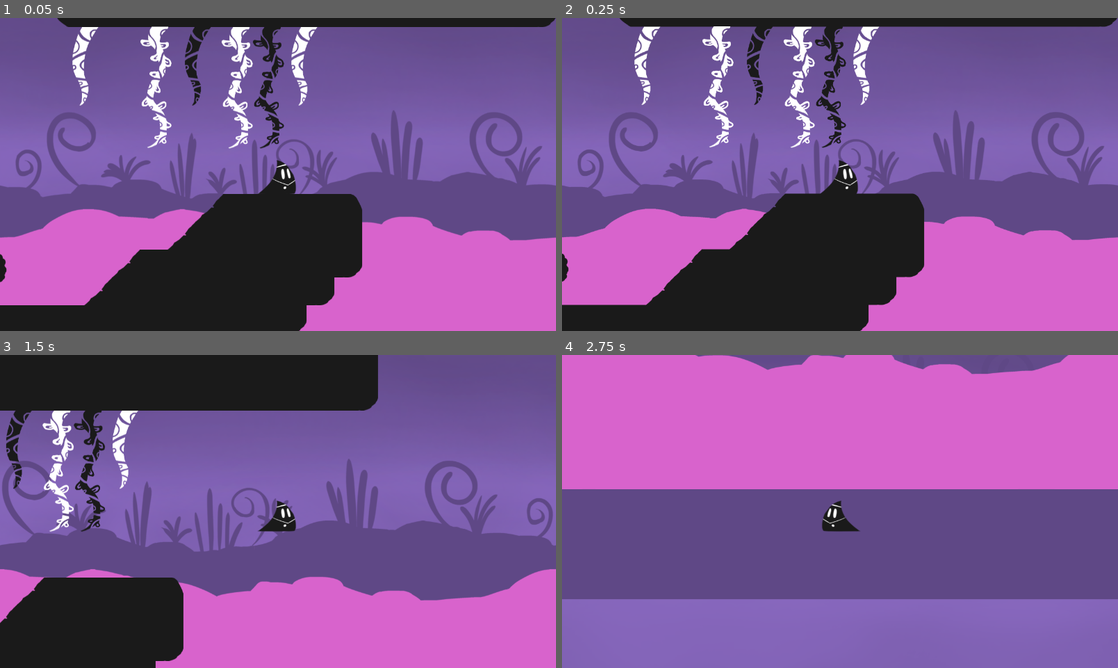
Above: before the commit, frames 1-4 (two rows, left to right).
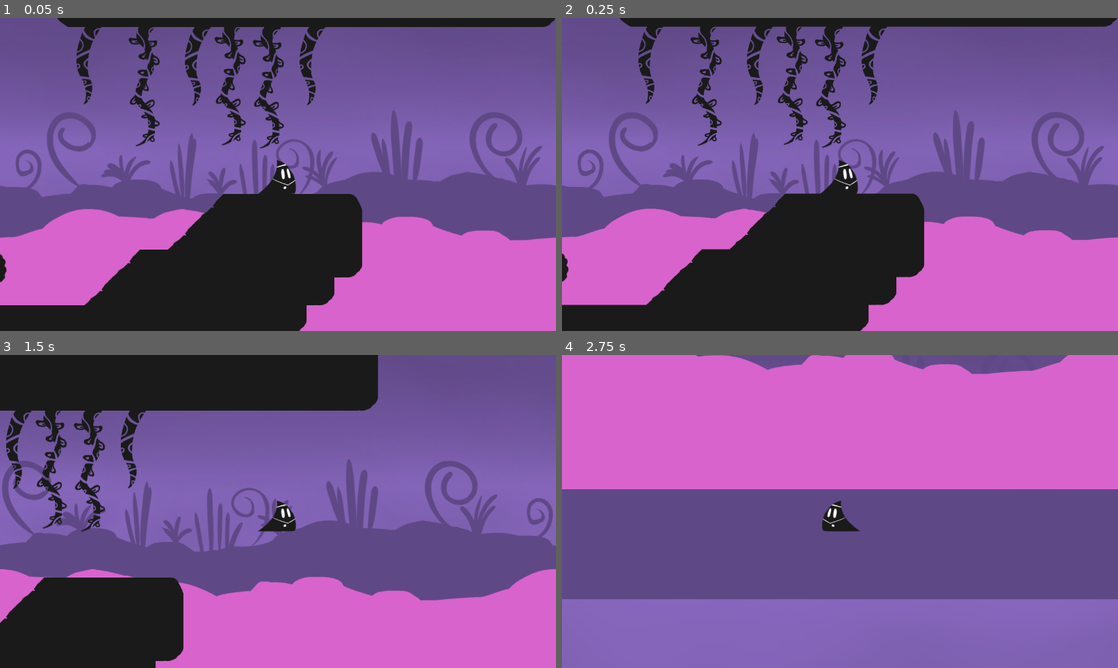
Above: after the commit, the same moments.

Repository: NicholasFlood2000/PirateSoftwareShadowAlchemy
Game: Godot game, scene res://Scenes/Levels/test/TestTest.tscn
Two runs of this game, one before a commit and one after it. Both use one fixed random seed, a clock stepped at 60 frames per second and the inputs below. This scene is started directly instead of the project's main scene.
Inputs:
- Up to frame 1 (0.05 s): no input
- Up to frame 2 (0.25 s): no input
- Up to frame 3 (1.5 s): tap Enter at 0.5 s; hold D (MoveRight) from 0.53 s (still down); tap Space (Jump) at 0.77 s
- Up to frame 4 (2.75 s): tap Space (Jump) at 1.52 s; release D (MoveRight) at 2.03 s; hold Left (MoveLeft) from 2.03 s (still down)

The runs differ from the first frame. In frame 1, 3.8% of the frame differs, in the area x 13-59%, y 2-42%; in frame 2, 3.8%; in frame 3, 1.9%; in frame 4, nothing differs.

Commit message:
Small Changes to Levels
Makes BaseLevel and TestTest have export values for initial environment and makes all vines scenes in TestTest.

Diff:
--- a/Scenes/Levels/base_level.tscn
+++ b/Scenes/Levels/base_level.tscn
@@ -11,7 +11,7 @@
 [ext_resource type="Texture2D" uid="uid://bbgk1pel4ovig" path="res://Assets/Graphics/WaterParallax1.png" id="6_62yhw"]
 [ext_resource type="Material" uid="uid://dj51ycwt4n72n" path="res://Shaders/Blur.tres" id="7_b355m"]
 [ext_resource type="Texture2D" uid="uid://b03l11p54r0bw" path="res://Assets/Graphics/vines 64 white.png" id="9_xxdnw"]
-[ext_resource type="PackedScene" uid="uid://5eyjl134dorw" path="res://Objects/player.tscn" id="10_mtodc"]
+[ext_resource type="PackedScene" uid="uid://5eyjl134dorw" path="res://Scenes/player.tscn" id="10_mtodc"]
 
 [sub_resource type="TileSetAtlasSource" id="TileSetAtlasSource_wwbhf"]
 texture = ExtResource("9_xxdnw")
@@ -271,6 +271,7 @@
 
 [node name="BaseLevel" type="Node2D"]
 script = ExtResource("1_kebkd")
+InitialBackground = "Water"
 
 [node name="EarthBackground" type="ParallaxBackground" parent="."]
 
--- a/Scenes/Levels/test/TestTest.tscn
+++ b/Scenes/Levels/test/TestTest.tscn
@@ -1,17 +1,15 @@
-[gd_scene load_steps=13 format=3 uid="uid://r7c8bdc0ltmg"]
+[gd_scene load_steps=11 format=3 uid="uid://r7c8bdc0ltmg"]
 
 [ext_resource type="PackedScene" uid="uid://cinn1kp7a37h5" path="res://Scenes/Levels/base_level.tscn" id="1_wranl"]
 [ext_resource type="Texture2D" uid="uid://bjg42hw66hehb" path="res://Assets/Graphics/Tree.png" id="6_6h0k0"]
 [ext_resource type="Texture2D" uid="uid://opuck81b4cf7" path="res://Assets/Graphics/Tree trunk bottom.png" id="6_yocyo"]
 [ext_resource type="PackedScene" uid="uid://dyg0b8w5epe4x" path="res://Scenes/Objects/Trees/tree_trunk_platform_1.tscn" id="7_1dxy4"]
-[ext_resource type="Texture2D" uid="uid://cxymhl6d5g3io" path="res://Assets/Graphics/White Vine 120.png" id="7_e4kwc"]
-[ext_resource type="Texture2D" uid="uid://c17wida2j8dwe" path="res://Assets/Graphics/White small Vine 120.png" id="7_yprq7"]
 [ext_resource type="PackedScene" uid="uid://ds2o7rq81j15c" path="res://Scenes/Objects/Trees/tree_trunk_platform_2.tscn" id="8_rdijl"]
 [ext_resource type="Texture2D" uid="uid://c4l2hgr1jbn4a" path="res://Assets/Graphics/Tree top.png" id="8_ydxq2"]
 [ext_resource type="PackedScene" uid="uid://d0uj15vrm0v1s" path="res://Scenes/Objects/Trees/tree_2_branch_2.tscn" id="9_kp3mv"]
 [ext_resource type="Script" path="res://Scripts/TreeModulation.gd" id="10_su4ho"]
-[ext_resource type="PackedScene" uid="uid://bxsx5umdmpcj8" path="res://Objects/vine/vine.tscn" id="11_gbqax"]
-[ext_resource type="PackedScene" uid="uid://drxc735wfbopw" path="res://Objects/vine/vine2.tscn" id="12_14std"]
+[ext_resource type="PackedScene" uid="uid://bxsx5umdmpcj8" path="res://Scenes/Objects/vine/vine.tscn" id="11_gbqax"]
+[ext_resource type="PackedScene" uid="uid://drxc735wfbopw" path="res://Scenes/Objects/vine/vine2.tscn" id="12_14std"]
 
 [node name="BaseLevel" instance=ExtResource("1_wranl")]
 
@@ -21,61 +19,63 @@
 [node name="Player" parent="." index="4"]
 position = Vector2(3006, 529)
 
-[node name="Tree" type="Sprite2D" parent="." index="5"]
+[node name="Objects" type="Node" parent="." index="5"]
+
+[node name="Vines" type="Node" parent="Objects" index="0"]
+
+[node name="Vine" parent="Objects/Vines" index="0" instance=ExtResource("11_gbqax")]
+position = Vector2(2820, 192)
+
+[node name="Vine2" parent="Objects/Vines" index="1" instance=ExtResource("12_14std")]
+position = Vector2(2985, 192)
+
+[node name="Vine5" parent="Objects/Vines" index="2" instance=ExtResource("12_14std")]
+position = Vector2(2897, 185)
+
+[node name="Vine6" parent="Objects/Vines" index="3" instance=ExtResource("12_14std")]
+position = Vector2(2699, 187)
+
+[node name="Vine3" parent="Objects/Vines" index="4" instance=ExtResource("11_gbqax")]
+position = Vector2(3084, 191)
+
+[node name="Vine4" parent="Objects/Vines" index="5" instance=ExtResource("11_gbqax")]
+position = Vector2(2570, 189)
+
+[node name="Trees" type="Node" parent="Objects" index="1"]
+
+[node name="BigTree" type="Node" parent="Objects/Trees" index="0"]
+
+[node name="TreeTop" type="Sprite2D" parent="Objects/Trees/BigTree" index="0"]
+position = Vector2(1967, 460)
+texture = ExtResource("8_ydxq2")
+script = ExtResource("10_su4ho")
+
+[node name="TreeTrunkBottom" type="Sprite2D" parent="Objects/Trees/BigTree" index="1"]
+position = Vector2(1966, 773)
+texture = ExtResource("6_yocyo")
+script = ExtResource("10_su4ho")
+
+[node name="TreeTrunkBottom2" type="Sprite2D" parent="Objects/Trees/BigTree" index="2"]
+position = Vector2(1968, 570)
+texture = ExtResource("6_yocyo")
+script = ExtResource("10_su4ho")
+
+[node name="TreeTrunkPlatform1" parent="Objects/Trees/BigTree" index="3" instance=ExtResource("7_1dxy4")]
+position = Vector2(2042, 655)
+
+[node name="TreeTrunkPlatform2" parent="Objects/Trees/BigTree" index="4" instance=ExtResource("8_rdijl")]
+position = Vector2(1903, 734)
+
+[node name="Tree2Branch2" parent="Objects/Trees/BigTree" index="5" instance=ExtResource("9_kp3mv")]
+position = Vector2(1976, 801)
+script = ExtResource("10_su4ho")
+
+[node name="Tree" type="Sprite2D" parent="Objects/Trees" index="1"]
 position = Vector2(2110, 769)
 texture = ExtResource("6_6h0k0")
 script = ExtResource("10_su4ho")
 
-[node name="Tree2" type="Sprite2D" parent="." index="6"]
+[node name="Tree2" type="Sprite2D" parent="Objects/Trees" index="2"]
 position = Vector2(2352, 769)
 texture = ExtResource("6_6h0k0")
 script = ExtResource("10_su4ho")
-
-[node name="WhiteVine120" type="Sprite2D" parent="." index="7"]
-position = Vector2(2913, 372)
-texture = ExtResource("7_e4kwc")
-
-[node name="WhiteVine121" type="Sprite2D" parent="." index="8"]
-position = Vector2(2726, 371)
-texture = ExtResource("7_e4kwc")
-
-[node name="WhiteSmallVine120" type="Sprite2D" parent="." index="9"]
-position = Vector2(3065, 312)
-texture = ExtResource("7_yprq7")
-
-[node name="WhiteSmallVine121" type="Sprite2D" parent="." index="10"]
-position = Vector2(2561, 312)
-texture = ExtResource("7_yprq7")
-
-[node name="BigTree" type="Node" parent="." index="11"]
-
-[node name="TreeTop" type="Sprite2D" parent="BigTree" index="0"]
-position = Vector2(1967, 460)
-texture = ExtResource("8_ydxq2")
-script = ExtResource("10_su4ho")
-
-[node name="TreeTrunkBottom" type="Sprite2D" parent="BigTree" index="1"]
-position = Vector2(1966, 773)
-texture = ExtResource("6_yocyo")
-script = ExtResource("10_su4ho")
-
-[node name="TreeTrunkBottom2" type="Sprite2D" parent="BigTree" index="2"]
-position = Vector2(1968, 570)
-texture = ExtResource("6_yocyo")
-script = ExtResource("10_su4ho")
-
-[node name="TreeTrunkPlatform1" parent="BigTree" index="3" instance=ExtResource("7_1dxy4")]
-position = Vector2(2042, 655)
-
-[node name="TreeTrunkPlatform2" parent="BigTree" index="4" instance=ExtResource("8_rdijl")]
-position = Vector2(1903, 734)
-
-[node name="Tree2Branch2" parent="BigTree" index="5" instance=ExtResource("9_kp3mv")]
-position = Vector2(1976, 801)
-script = ExtResource("10_su4ho")
-
-[node name="Vine" parent="." index="12" instance=ExtResource("11_gbqax")]
-position = Vector2(2820, 192)
-
-[node name="Vine2" parent="." index="13" instance=ExtResource("12_14std")]
-position = Vector2(2985, 192)
--- a/Objects/vine/vine2.tscn
+++ b/Scenes/Objects/vine/vine2.tscn
@@ -1,6 +1,6 @@
 [gd_scene load_steps=4 format=3 uid="uid://drxc735wfbopw"]
 
-[ext_resource type="PackedScene" uid="uid://bxsx5umdmpcj8" path="res://Objects/vine/vine.tscn" id="1_k8ivd"]
+[ext_resource type="PackedScene" uid="uid://bxsx5umdmpcj8" path="res://Scenes/Objects/vine/vine.tscn" id="1_k8ivd"]
 [ext_resource type="Texture2D" uid="uid://cxymhl6d5g3io" path="res://Assets/Graphics/White Vine 120.png" id="2_4xy76"]
 
 [sub_resource type="RectangleShape2D" id="RectangleShape2D_s7k58"]
Renamed: Objects/vine/vine.tscn -> Scenes/Objects/vine/vine.tscn
Renamed: Objects/player.tscn -> Scenes/player.tscn
